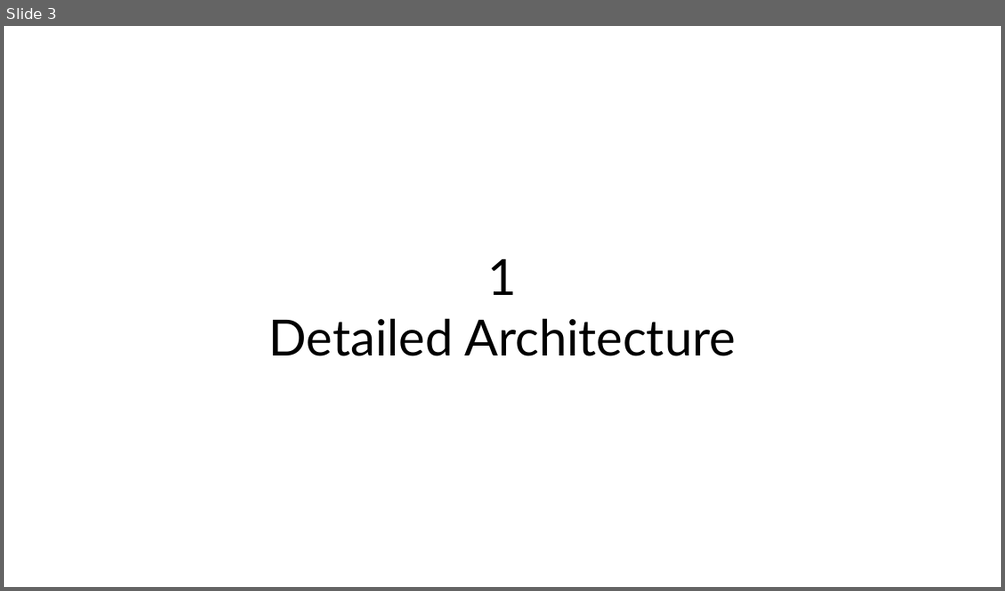
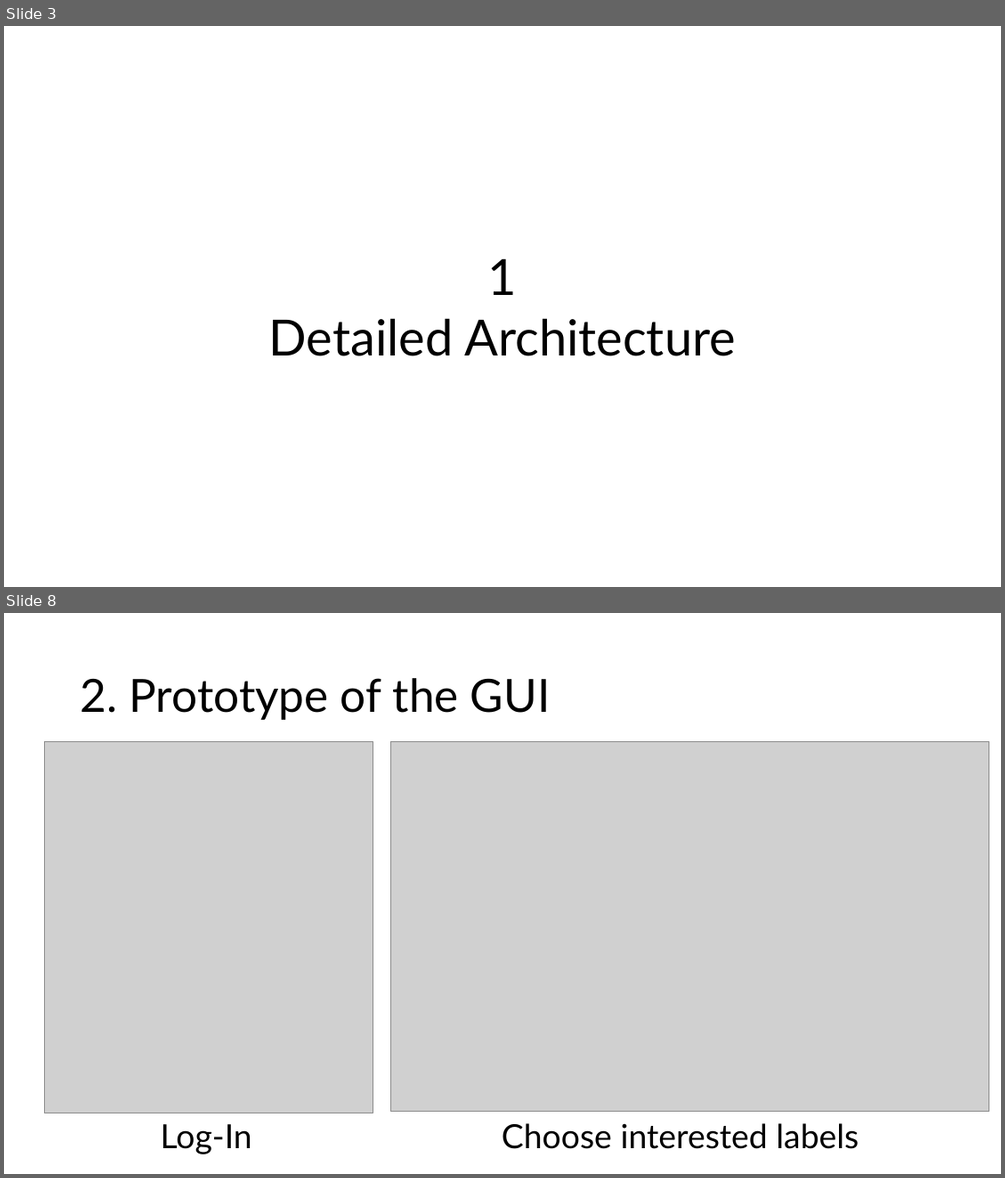
Before and after one commit to SilentStars/TEDTalksDataMining, a slide deck: Documents/Documents&Slides/ElaborationStep.pptx. Shown one above the other, each under a label of ours: slide 3 before the commit, slides 3 and 8 after it; the slides between them are not shown. The pictures are 1005x591 and 1005x1178 pixels, drawn with LibreOffice and Linux fonts; fonts in the diff are those of the drawing; grey boxes stand for pictures. Boxes give left, top, right and bottom in pixels: in the first picture for what was removed or moved away, otherwise in the second. Text is boxed around its words. In the diff, an @@ line names an element or a change of style, - is before the commit and + after.

```diff
--- a/Documents/Documents&Slides/ElaborationStep.pptx
+++ b/Documents/Documents&Slides/ElaborationStep.pptx
@@ slide 8 added at (4,613,1001,1174), background #FFFFFF @@
@@ title added at (80,678,550,720), 44 pt, text #000000 @@
+2. Prototype of the GUI
@@ picture added at (44,742,373,1112) @@
@@ picture added at (390,742,989,1111) @@
@@ text added at (161,1124,252,1154), 32 pt, text #000000 @@
+Log-In
@@ text added at (502,1123,858,1149), 32 pt, text #000000 @@
+Choose interested labels
```
Also in this commit, not shown: 5 slides changed, 14 other slides added.
